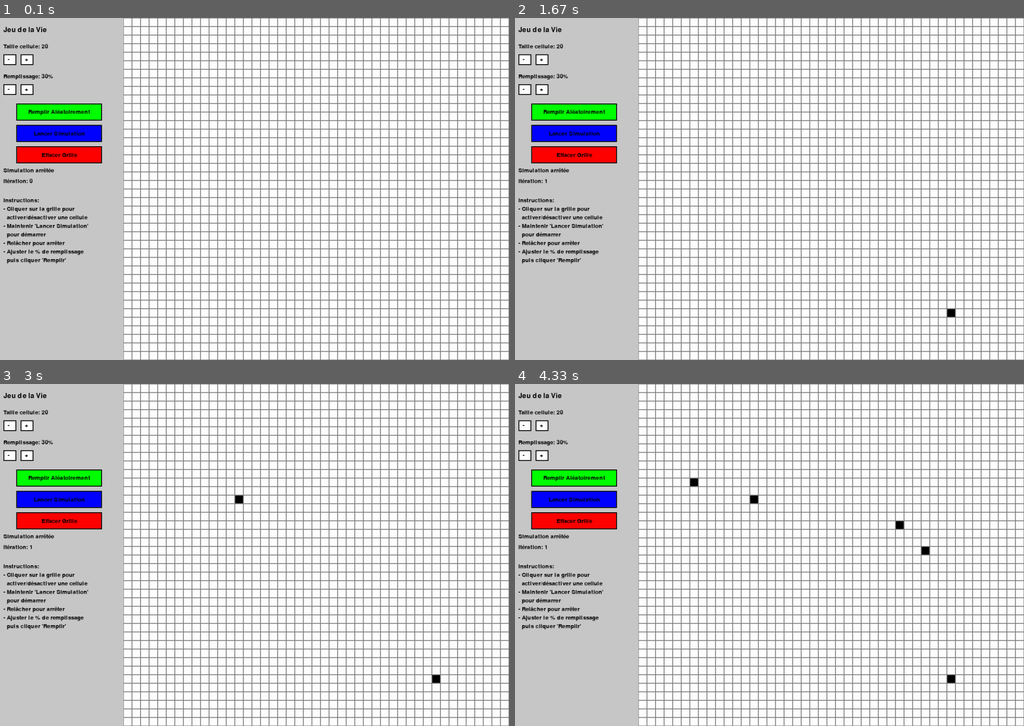
Above: before the commit, frames 1-4 (two rows, left to right).
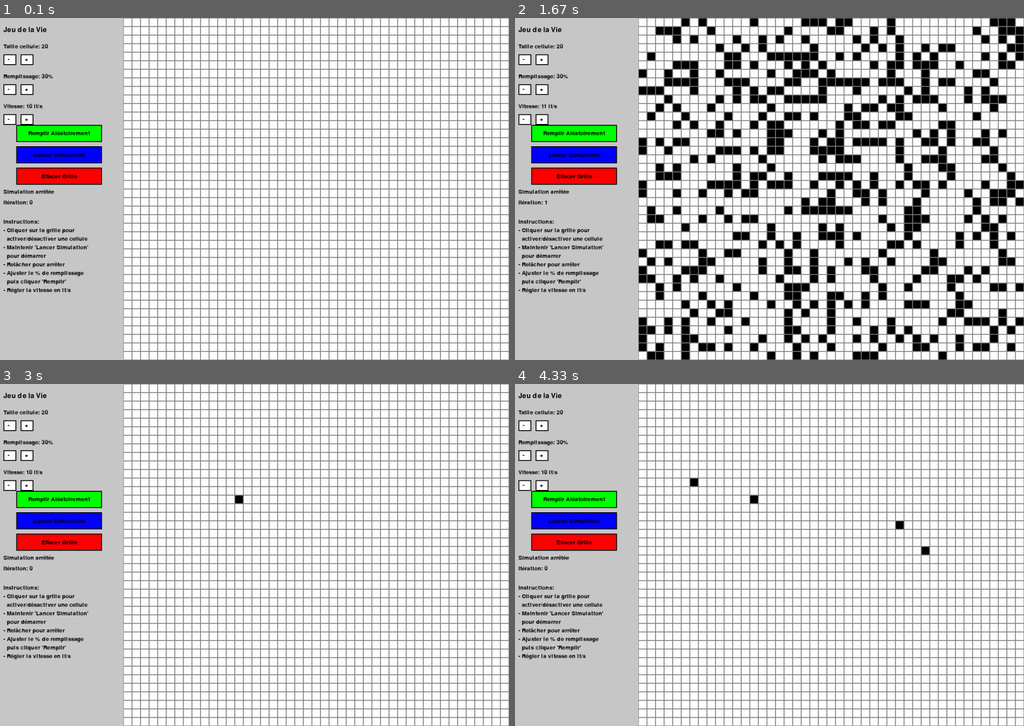
Above: after the commit, the same moments.

Repository: Kyoku57/pygame_xps
Game: pygame game, started from src/quick_tests/jeuxdelavie.py
Same seed, same stepped clock (60 frames per second), same inputs: the game is played once before the commit and once after it.
Inputs (mouse positions are in pixels of both pictures, inside the frame that each line leads up to):
- Up to frame 1 (0.1 s): no input
- Up to frame 2 (1.67 s): click (540, 120) at 0.43 s; click (576, 154) at 0.78 s; click (606, 137) at 1.17 s; click (952, 308) at 1.57 s
- Up to frame 3 (3 s): click (66, 544) at 1.97 s; click (10, 486) at 2.37 s; move the mouse to (234, 496) at 2.63 s; click (234, 496) at 2.77 s
- Up to frame 4 (4.33 s): click (693, 483) at 3.17 s; click (901, 524) at 3.57 s; click (927, 548) at 3.97 s; move the mouse to (876, 493) at 4.23 s

The runs differ from the first frame. In frame 1, 5.2% of the frame differs, in the area x 0-21%, y 25-81%; in frame 2, 28%, in the area x 0-100%, y 0-100%; in frame 3, 5.2%; in frame 4, 5.2%.

Commit message:
Add iteration/seconde parameter

Diff:
--- a/src/quick_tests/jeuxdelavie.py
+++ b/src/quick_tests/jeuxdelavie.py
@@ -32,6 +32,7 @@
         # Paramètres configurables
         self.grid_size = 20
         self.fill_percentage = 30  # Pourcentage de remplissage
+        self.iterations_per_second = 10  # Vitesse de simulation
 
         # État du jeu
         self.running = True
@@ -58,7 +59,7 @@
 
         # Bouton pour remplir aléatoirement
         self.buttons['random'] = {
-            'rect': pygame.Rect(x_offset, 200, button_width, button_height),
+            'rect': pygame.Rect(x_offset, 250, button_width, button_height),
             'text': 'Remplir Aléatoirement',
             'color': GREEN,
             'hover_color': DARK_GREEN
@@ -66,7 +67,7 @@
 
         # Bouton pour lancer la simulation
         self.buttons['simulate'] = {
-            'rect': pygame.Rect(x_offset, 250, button_width, button_height),
+            'rect': pygame.Rect(x_offset, 300, button_width, button_height),
             'text': 'Lancer Simulation',
             'color': BLUE,
             'hover_color': DARK_BLUE
@@ -74,7 +75,7 @@
 
         # Bouton pour effacer
         self.buttons['clear'] = {
-            'rect': pygame.Rect(x_offset, 300, button_width, button_height),
+            'rect': pygame.Rect(x_offset, 350, button_width, button_height),
             'text': 'Effacer Grille',
             'color': RED,
             'hover_color': (200, 0, 0)
@@ -215,6 +216,27 @@
         self.fill_minus_rect = pygame.Rect(20, y_offset + 25, 30, 25)
         self.fill_plus_rect = pygame.Rect(60, y_offset + 25, 30, 25)
 
+        # Vitesse de simulation
+        y_offset += 70
+        speed_text = self.small_font.render(f"Vitesse: {self.iterations_per_second} it/s", True, BLACK)
+        menu_surface.blit(speed_text, (20, y_offset))
+
+        # Contrôles pour la vitesse
+        speed_minus = pygame.Rect(20, y_offset + 25, 30, 25)
+        speed_plus = pygame.Rect(60, y_offset + 25, 30, 25)
+
+        pygame.draw.rect(menu_surface, WHITE, speed_minus)
+        pygame.draw.rect(menu_surface, BLACK, speed_minus, 2)
+        pygame.draw.rect(menu_surface, WHITE, speed_plus)
+        pygame.draw.rect(menu_surface, BLACK, speed_plus, 2)
+
+        menu_surface.blit(minus_text, (30, y_offset + 30))
+        menu_surface.blit(plus_text, (70, y_offset + 30))
+
+        # Stocker les rectangles pour les événements (coordonnées absolues)
+        self.speed_minus_rect = pygame.Rect(20, y_offset + 25, 30, 25)
+        self.speed_plus_rect = pygame.Rect(60, y_offset + 25, 30, 25)
+
         # Boutons
         mouse_pos = pygame.mouse.get_pos()
 
@@ -237,7 +259,7 @@
             menu_surface.blit(text, text_rect)
 
         # Informations sur l'état
-        y_offset = 350
+        y_offset = 400
         if self.simulating:
             status_text = self.small_font.render("Simulation en cours...", True, BLACK)
         else:
@@ -258,7 +280,8 @@
             "  pour démarrer",
             "- Relâcher pour arrêter",
             "- Ajuster le % de remplissage",
-            "  puis cliquer 'Remplir'"
+            "  puis cliquer 'Remplir'",
+            "- Régler la vitesse en it/s"
         ]
 
         for i, instruction in enumerate(instructions):
@@ -300,6 +323,14 @@
                 if self.fill_percentage < 95:
                     self.fill_percentage += 5
 
+            # Contrôles de vitesse
+            elif hasattr(self, 'speed_minus_rect') and self.speed_minus_rect.collidepoint(pos):
+                if self.iterations_per_second > 1:
+                    self.iterations_per_second -= 1
+            elif hasattr(self, 'speed_plus_rect') and self.speed_plus_rect.collidepoint(pos):
+                if self.iterations_per_second < 60:
+                    self.iterations_per_second += 1
+
         # Clic sur la grille
         elif x > MENU_WIDTH:
             grid_x = (x - MENU_WIDTH) // self.grid_size
@@ -347,7 +378,7 @@
             self.draw_menu()
 
             pygame.display.flip()
-            self.clock.tick(10)  # 10 FPS pour une vitesse de simulation raisonnable
+            self.clock.tick(self.iterations_per_second)  # Utilise la vitesse configurée
 
         pygame.quit()
         sys.exit()
